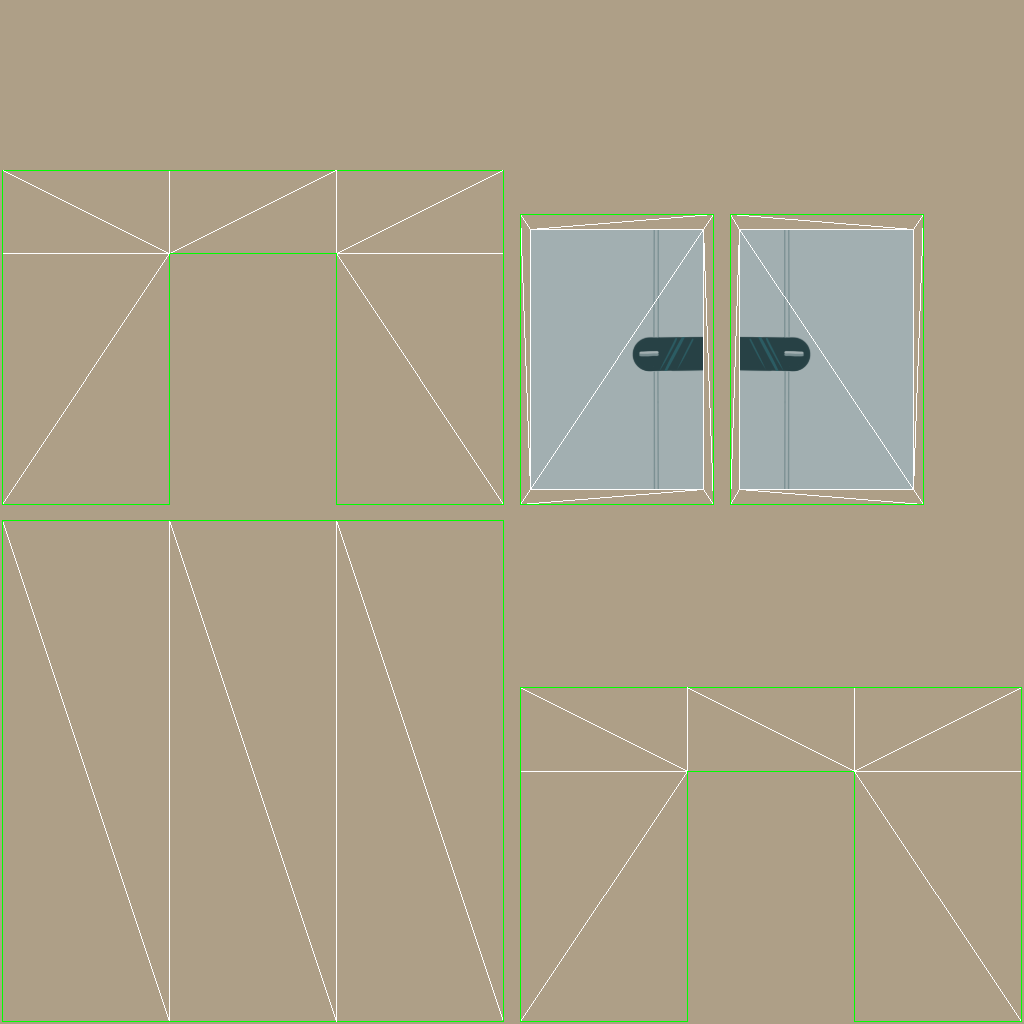
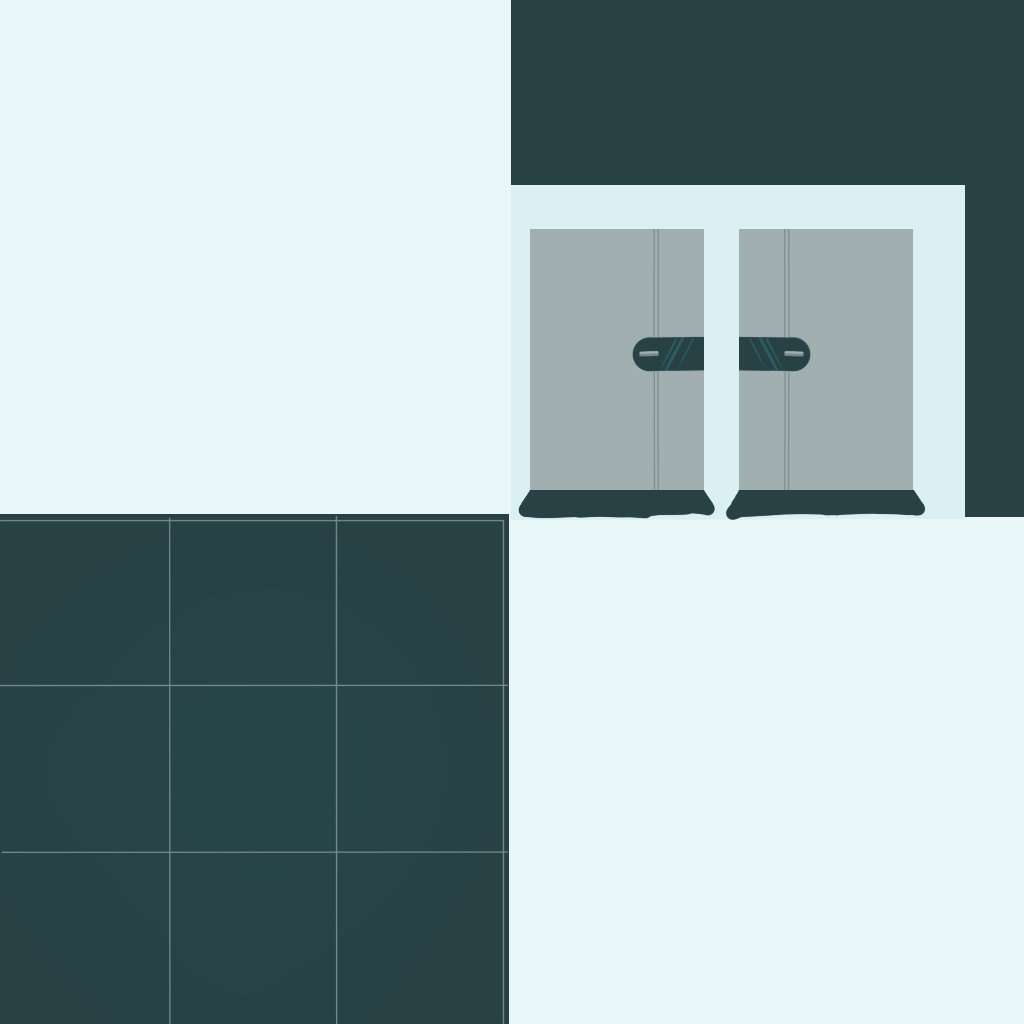
Two versions of the same layered image (1024 × 1024). Layer-by-layer changes:
hid "Layer1" over [2, 170, 1022, 1022]
added layer "Layer6" above "Layer5" over [0, 0, 1024, 1024]
added layer "Layer5" above "Layer2" over [0, 515, 508, 1024]
painted on "Layer2" over [0, 0, 1024, 1024]
